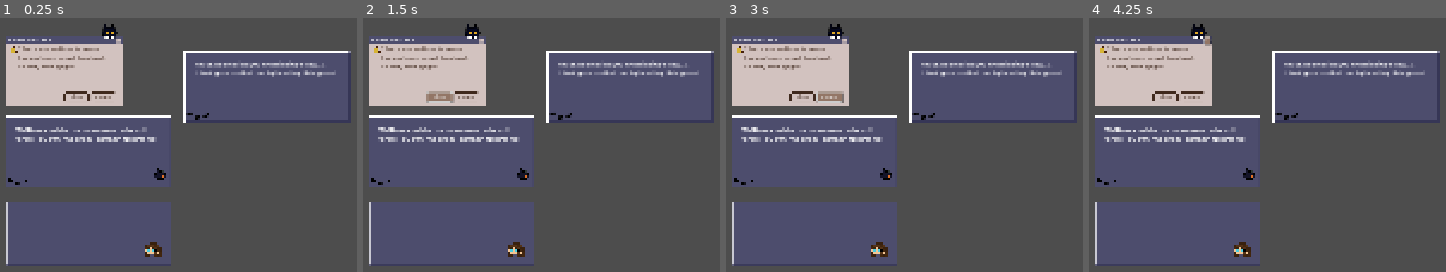
Above: before the commit, frames 1-4 (left to right).
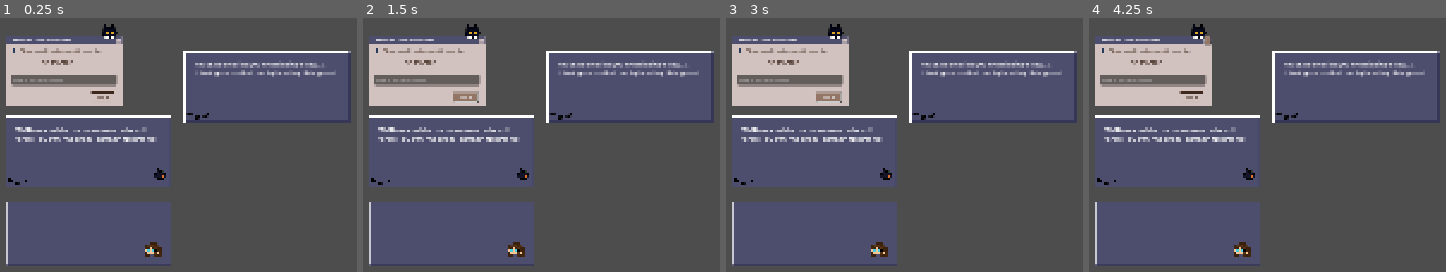
Above: after the commit, the same moments.

Repository: ISX2/KaputtMines
Game: Godot game, scene res://Scenes/menu.tscn
The game is run twice, just before and just after one commit, with the same random seed, the same clock (stepped at 60 frames per second) and the same inputs. This scene is started directly instead of the project's main scene.
Inputs (mouse positions are in pixels of both pictures, inside the frame that each line leads up to):
- Up to frame 1 (0.25 s): no input
- Up to frame 2 (1.5 s): click "okay" at 0.5 s; click "okay" at 1.25 s
- Up to frame 3 (3 s): click "okay" at 2 s; click (829, 96) at 2.75 s, where only the run before the commit has a clickable "cancel"
- Up to frame 4 (4.25 s): click "X" at 3.5 s

The runs differ from the first frame. In frame 1, 2.6% of the frame differs, in the area x 2-35%, y 7-33%; in frame 2, 2.9%, in the area x 2-35%, y 7-34%; in frame 3, 2.6%; in frame 4, 2.6%.

Commit message:
error message

Diff:
--- a/assets/UI/Error_message.tscn
+++ b/assets/UI/Error_message.tscn
@@ -1,13 +1,14 @@
-[gd_scene load_steps=20 format=3 uid="uid://cvomhjhmowvy8"]
+[gd_scene load_steps=21 format=3 uid="uid://cvomhjhmowvy8"]
 
 [ext_resource type="Texture2D" uid="uid://b7av0uxftss40" path="res://assets/UI/Error_bg.png" id="1_3mtei"]
 [ext_resource type="StyleBox" uid="uid://bvdu0xasux5o0" path="res://assets/ressources/normal_button.tres" id="1_wyq3e"]
 [ext_resource type="Texture2D" uid="uid://d1eabx5cfc8nl" path="res://assets/UI/icon_redno.png" id="3_8l3j3"]
 [ext_resource type="Texture2D" uid="uid://bl2ja0bwtv7h0" path="res://assets/UI/icon_blue_i.png" id="3_610lp"]
+[ext_resource type="Script" uid="uid://cqie2pir5o5rl" path="res://assets/UI/code_label.gd" id="4_75ftt"]
 [ext_resource type="Texture2D" uid="uid://b6hhjknhdpyyw" path="res://assets/UI/icon_warning.png" id="4_lolpo"]
 [ext_resource type="Texture2D" uid="uid://de5s2h38tmuty" path="res://assets/UI/Dialogue box2.png" id="6_6avjw"]
-[ext_resource type="Texture2D" uid="uid://cuu4um77si0yw" path="res://assets/UI/female_confused.png" id="7_75ftt"]
-[ext_resource type="Texture2D" uid="uid://c3a5pcen5wjh6" path="res://assets/UI/emote_appy.png" id="9_6avjw"]
+[ext_resource type="Texture2D" uid="uid://cuu4um77si0yw" path="res://assets/dialogue/female_confused.png" id="7_75ftt"]
+[ext_resource type="Texture2D" uid="uid://c3a5pcen5wjh6" path="res://assets/dialogue/emote_appy.png" id="9_6avjw"]
 [ext_resource type="Texture2D" uid="uid://dtcdxjfaoowu8" path="res://assets/UI/Dialogue box.png" id="9_oo5s7"]
 
 [sub_resource type="StyleBoxFlat" id="StyleBoxFlat_wyq3e"]
@@ -43,6 +44,21 @@
 [sub_resource type="LabelSettings" id="LabelSettings_610lp"]
 font_size = 12
 font_color = Color(0.262745, 0.176471, 0.133333, 1)
+
+[sub_resource type="Animation" id="Animation_pk5nw"]
+length = 0.001
+tracks/0/type = "value"
+tracks/0/imported = false
+tracks/0/enabled = true
+tracks/0/path = NodePath("character:frame")
+tracks/0/interp = 1
+tracks/0/loop_wrap = true
+tracks/0/keys = {
+"times": PackedFloat32Array(0),
+"transitions": PackedFloat32Array(1),
+"update": 1,
+"values": [0]
+}
 
 [sub_resource type="Animation" id="Animation_75ftt"]
 resource_name = "confused"
@@ -61,21 +77,6 @@
 "values": [0, 1, 2, 3]
 }
 
-[sub_resource type="Animation" id="Animation_pk5nw"]
-length = 0.001
-tracks/0/type = "value"
-tracks/0/imported = false
-tracks/0/enabled = true
-tracks/0/path = NodePath("character:frame")
-tracks/0/interp = 1
-tracks/0/loop_wrap = true
-tracks/0/keys = {
-"times": PackedFloat32Array(0),
-"transitions": PackedFloat32Array(1),
-"update": 1,
-"values": [0]
-}
-
 [sub_resource type="AnimationLibrary" id="AnimationLibrary_oo5s7"]
 _data = {
 &"RESET": SubResource("Animation_pk5nw"),
@@ -90,7 +91,6 @@
 theme = SubResource("Theme_3mtei")
 
 [node name="POP-UP_info" type="NinePatchRect" parent="."]
-visible = false
 layout_mode = 1
 anchors_preset = -1
 anchor_right = 7.075
@@ -99,13 +99,16 @@
 texture = ExtResource("1_3mtei")
 axis_stretch_horizontal = 2
 axis_stretch_vertical = 2
+script = ExtResource("4_75ftt")
 
 [node name="Sprite2D" type="Sprite2D" parent="POP-UP_info"]
-position = Vector2(14, 32)
+texture_filter = 1
+position = Vector2(20, 34)
 scale = Vector2(1.3125, 1.3125)
 texture = ExtResource("3_610lp")
 
 [node name="exit" type="Button" parent="POP-UP_info"]
+texture_filter = 1
 layout_mode = 1
 anchors_preset = -1
 anchor_left = 0.936
@@ -113,7 +116,7 @@
 anchor_right = 0.982
 anchor_bottom = 0.09
 offset_left = 0.112
-offset_top = 0.0119998
+offset_top = -0.988
 offset_right = 0.0939941
 offset_bottom = 1.06
 theme = SubResource("Theme_610lp")
@@ -122,7 +125,8 @@
 theme_override_styles/normal = SubResource("StyleBoxFlat_ybdej")
 text = "X"
 
-[node name="Button" type="Button" parent="POP-UP_info"]
+[node name="Button_OK" type="Button" parent="POP-UP_info"]
+texture_filter = 1
 layout_mode = 0
 offset_left = 203.0
 offset_top = 135.0
@@ -131,6 +135,7 @@
 text = "okay"
 
 [node name="title" type="Label" parent="POP-UP_info"]
+texture_filter = 1
 layout_mode = 1
 anchors_preset = -1
 anchor_left = 0.067
@@ -146,21 +151,23 @@
 autowrap_mode = 2
 
 [node name="text" type="Label" parent="POP-UP_info"]
+texture_filter = 1
 layout_mode = 1
 anchors_preset = -1
 anchor_left = 0.134
 anchor_top = 0.223
 anchor_right = 0.925
 anchor_bottom = 0.753
-offset_left = -6.922
-offset_top = -14.018
-offset_right = -9.77502
-offset_bottom = -83.998
+offset_left = -2.922
+offset_top = -11.018
+offset_right = -5.77502
+offset_bottom = -80.998
 text = "Please confirm transaction code:"
 label_settings = SubResource("LabelSettings_610lp")
 autowrap_mode = 2
 
 [node name="LineEdit" type="LineEdit" parent="POP-UP_info"]
+texture_filter = 1
 layout_mode = 1
 anchors_preset = -1
 anchor_left = -0.024
@@ -176,7 +183,18 @@
 emoji_menu_enabled = false
 shortcut_keys_enabled = false
 
+[node name="Code_label" type="Label" parent="POP-UP_info"]
+texture_filter = 1
+layout_mode = 0
+offset_left = 87.0
+offset_top = 54.0
+offset_right = 196.0
+offset_bottom = 77.0
+theme_override_colors/font_color = Color(0.254902, 0.168627, 0.12549, 1)
+text = "SJHDGASJHGD"
+
 [node name="POP-UP_warning" type="NinePatchRect" parent="."]
+visible = false
 texture_filter = 1
 layout_mode = 0
 offset_right = 283.0
@@ -195,7 +213,7 @@
 anchor_right = 0.982
 anchor_bottom = 0.09
 offset_left = 0.112
-offset_top = 0.0119998
+offset_top = -0.988
 offset_right = 0.0939941
 offset_bottom = 1.06
 theme = SubResource("Theme_610lp")
@@ -205,7 +223,7 @@
 text = "X"
 
 [node name="Sprite2D" type="Sprite2D" parent="POP-UP_warning"]
-position = Vector2(19, 31)
+position = Vector2(22, 35)
 scale = Vector2(1.3125, 1.3125)
 texture = ExtResource("4_lolpo")
 
@@ -236,9 +254,9 @@
 anchor_right = 0.925
 anchor_bottom = 0.169
 offset_left = -9.961
-offset_top = -12.948
+offset_top = -13.948
 offset_right = -42.775
-offset_bottom = -8.054
+offset_bottom = -9.054
 text = "ERROR_BAD_KEY"
 label_settings = SubResource("LabelSettings_h3nbe")
 autowrap_mode = 2
@@ -251,10 +269,10 @@
 anchor_top = 0.133
 anchor_right = 0.925
 anchor_bottom = 0.753
-offset_left = -0.111
-offset_top = -0.078001
-offset_right = -2.77502
-offset_bottom = -0.998001
+offset_left = 5.889
+offset_top = 2.922
+offset_right = 3.22498
+offset_bottom = 2.002
 text = "The program could not be opened because there is no valid key. Input valid key and try again"
 label_settings = SubResource("LabelSettings_610lp")
 autowrap_mode = 2
@@ -270,6 +288,7 @@
 axis_stretch_vertical = 2
 
 [node name="exit" type="Button" parent="POP-UP_error"]
+texture_filter = 1
 layout_mode = 1
 anchors_preset = -1
 anchor_left = 0.936
@@ -277,7 +296,7 @@
 anchor_right = 0.982
 anchor_bottom = 0.09
 offset_left = 0.112
-offset_top = 0.0119998
+offset_top = -0.988
 offset_right = 0.0939941
 offset_bottom = 1.06
 theme = SubResource("Theme_610lp")
@@ -287,11 +306,13 @@
 text = "X"
 
 [node name="Sprite2D" type="Sprite2D" parent="POP-UP_error"]
+texture_filter = 1
 position = Vector2(22, 35)
 scale = Vector2(1.3125, 1.3125)
 texture = ExtResource("3_8l3j3")
 
 [node name="Button" type="Button" parent="POP-UP_error"]
+texture_filter = 1
 layout_mode = 0
 offset_left = 142.0
 offset_top = 135.0
@@ -300,6 +321,7 @@
 text = "okay"
 
 [node name="Button2" type="Button" parent="POP-UP_error"]
+texture_filter = 1
 layout_mode = 0
 offset_left = 207.0
 offset_top = 135.0
@@ -308,28 +330,31 @@
 text = "cancel"
 
 [node name="title" type="Label" parent="POP-UP_error"]
+texture_filter = 1
 layout_mode = 1
 anchors_preset = -1
 anchor_left = 0.025
 anchor_right = 0.925
 anchor_bottom = 0.093
-offset_left = -0.0750003
-offset_right = -44.775
-offset_bottom = 4.562
+offset_left = 1.925
+offset_top = -1.0
+offset_right = -42.775
+offset_bottom = 3.562
 text = "ERROR_BAD_KEY"
 label_settings = SubResource("LabelSettings_h3nbe")
 autowrap_mode = 2
 
 [node name="text" type="Label" parent="POP-UP_error"]
+texture_filter = 1
 layout_mode = 1
 anchors_preset = -1
 anchor_left = 0.134
 anchor_top = 0.223
 anchor_right = 0.925
 anchor_bottom = 0.753
-offset_left = 0.0779991
+offset_left = 1.078
 offset_top = -12.018
-offset_right = 2.22498
+offset_right = 3.22498
 offset_bottom = 2.002
 text = "The program could not be opened because there is no valid key. Input valid key and try again"
 label_settings = SubResource("LabelSettings_610lp")
@@ -351,7 +376,7 @@
 [node name="Label" type="Label" parent="dialogue user"]
 texture_filter = 1
 anchors_preset = -1
-anchor_top = 0.000497017
+anchor_top = -0.474503
 anchor_bottom = -0.474503
 offset_left = -173.0
 offset_top = -73.0994
@@ -386,3 +411,6 @@
 position = Vector2(371, 332)
 scale = Vector2(2.4375, 2.4375)
 texture = ExtResource("9_6avjw")
+
+[connection signal="pressed" from="POP-UP_info/Button_OK" to="POP-UP_info" method="_on_button_ok_pressed"]
+[connection signal="pressed" from="POP-UP_info/Button_OK" to="POP-UP_info/Code_label" method="_on_button_ok_pressed"]
--- /dev/null
+++ b/assets/UI/code_label.gd
@@ -0,0 +1,36 @@
+extends NinePatchRect
+
+var label_code : String
+var input = ""
+const text_a := "ABCDEFGHIJKLNOPQRSTUVY123456789"
+@onready var button = $Button_OK
+@onready var code_label = $Code_label
+var input_check = false
+
+
+func _ready():
+	label_code = generate_word(text_a.split(),8)
+	code_label.text = label_code
+
+
+func generate_word(chars: Array[String], length: int):
+	var word: String
+	var n_char = len(chars)
+	for i in range(length):
+		word += chars[randi()% n_char]
+	return word
+
+
+func compare_input(code: Array[String], input: Array[String],):
+	if 	code == input:
+		input_check = true
+		return input_check
+	else:
+		input_check = false
+		return input_check
+
+
+func _on_button_ok_pressed() -> void:
+	input = $LineEdit.text
+	input_check=compare_input(label_code.split(), input.split())
+	print ("yay")
Not shown, added: assets/UI/code_label.gd.uid
